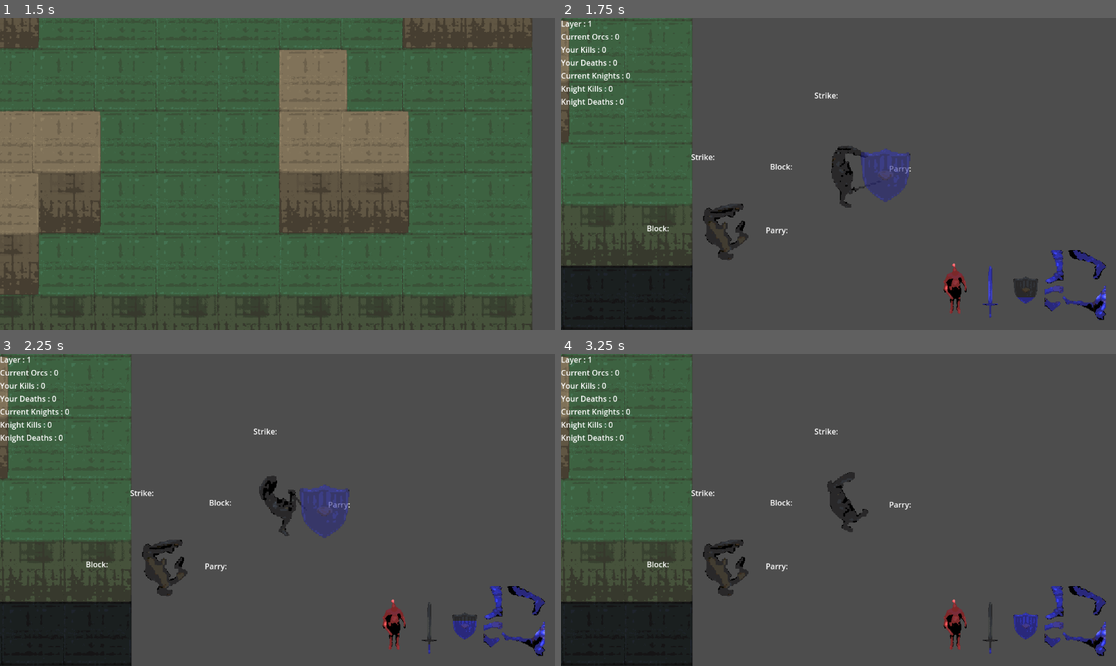
Above: before the commit, frames 1-4 (two rows, left to right).
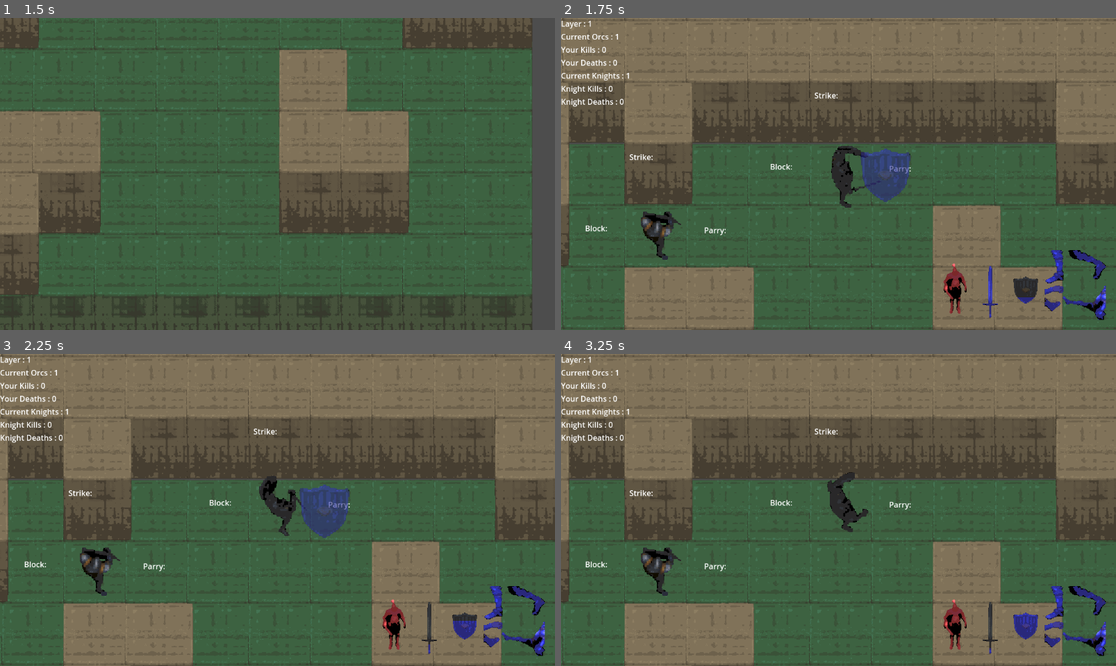
Above: after the commit, the same moments.

Repository: emergencemory/Raid-the-Abyss-LD57Game
Game: Godot game, scene res://globals/game.tscn
Two runs of this game, one before a commit and one after it. Both use one fixed random seed, a clock stepped at 60 frames per second and the inputs below.
Inputs (mouse positions are in pixels of both pictures, inside the frame that each line leads up to):
- Up to frame 1 (1.5 s): click "New Game" at 0.5 s; tap Enter at 1.25 s; move the mouse to (399, 158) at 1.27 s; press the mouse at (399, 158) at 1.28 s; hold D (move right) from 1.28 s (still down)
- Up to frame 2 (1.75 s): keep holding D (move right); right-click (960, 158) at 1.55 s
- Up to frame 3 (2.25 s): move the mouse to (166, 525) at 2.02 s; release D (move right) at 2.03 s; release the mouse at (166, 525) at 2.03 s; hold S (move down) from 2.03 s (still down); right-click (166, 525) at 2.1 s
- Up to frame 4 (3.25 s): tap E (kick) at 2.3 s; move the mouse to (894, 441) at 2.77 s; release S (move down) at 2.78 s; hold D (move right) from 2.78 s (still down); hold E (kick) from 2.78 s (still down); click (894, 441) at 3.05 s

Frame 1 is identical in both runs. In frame 2, 53% of the frame differs, in the area x 0-100%, y 0-100%; in frame 3, 53%; in frame 4, 53%.

Commit message:
further refined hud and spawns
stats on top left of hud should be accurate

Diff:
--- a/character/character_manager.gd
+++ b/character/character_manager.gd
@@ -59,7 +59,9 @@
 signal move_signal(value: float)
 signal kick_signal(value: float)
 signal health_signal(value: int, base_value: int)
-
+signal killed_by_player(team: String)
+signal killed_by_knight(team: String)
+signal killed_by_orc(team: String)
 
 func _ready() -> void:
 	current_attack_damage = base_attack_damage
@@ -286,10 +288,16 @@
 	get_tree().create_timer(stun_duration).timeout.connect(_on_move_cooldown_timeout)
 	emit_signal("move_signal", stun_duration)
 
-func hit() -> void:
+func hit(attacker:CharacterBody2D) -> void:
 	current_health -= 1
 	emit_signal("health_signal", current_health, base_health)
 	if current_health <= 0:
+		if attacker.is_player and not is_player:
+			emit_signal("killed_by_player", team)
+		if attacker.team == "knight" and not is_player:
+			emit_signal("killed_by_knight", team)
+		elif attacker.team == "orc" and not is_player:
+			emit_signal("killed_by_orc", team)
 		die()
 
 	else:
@@ -331,7 +339,7 @@
 			audio_stream_player_2d.play()
 		else:
 			print("Hit!")
-			_target.hit()
+			_target.hit(self)
 			audio_stream_player_2d["parameters/switch_to_clip"] = "Impact Sword And Swipe"
 			audio_stream_player_2d.play()
 	else:
--- a/character/input_parser.gd
+++ b/character/input_parser.gd
@@ -11,13 +11,7 @@
 
 func _ready() -> void:
 	# Initialize the input parser
-	hud = hud_scene.instantiate()
-	player.attack_signal.connect(hud._on_attack_cooldown_started)
-	player.block_signal.connect(hud._on_block_cooldown_started)
-	player.move_signal.connect(hud._on_move_cooldown_started)
-	player.kick_signal.connect(hud._on_kick_cooldown_started)
-	player.health_signal.connect(hud._on_health_changed)
-	add_child(hud)
+
 	marker = Marker2D.new()
 	add_child(marker)
 	# Connect signals or set up any necessary state here
--- a/data/GameData.gd
+++ b/data/GameData.gd
@@ -9,7 +9,7 @@
     "block_duration": 1.5,
     "block_cooldown": 1.0,
     "speed": 30.0,
-    "move_cooldown": 2.0,
+    "move_cooldown": 1.0,
     "kick_stun": 0.7,
     "kick_cooldown": 10.0,
 }
--- a/map/match_manager.gd
+++ b/map/match_manager.gd
@@ -7,14 +7,23 @@
 
 @onready var character_scene : PackedScene = preload("res://character/character_model.tscn")
 var player : CharacterBody2D
+var hud_scene : PackedScene = preload("res://ui/hud.tscn")
 var character_data : Dictionary
+var layer : int = 1
+var current_orcs : int = 0
+var current_knights : int = 0
+var enemy_deaths : int = 0
+var knight_deaths : int = 0
+var your_deaths : int = -1
+var knight_kills : int = 0
+var your_kills : int = 0
+var hud : CanvasLayer
+
+signal update_player_hud(layer, current_orcs, your_kills, your_deaths, current_knights, knight_kills, knight_deaths)
 
 func _ready() -> void:
 	character_data = GAME_DATA.character_data.duplicate()
 	get_tree().create_timer(1.0).timeout.connect(spawn_player)
-	#spawn_ai("knight")
-	set_physics_process(false)
-
 
 func spawn_player() -> void:
 	player = character_scene.instantiate()
@@ -22,15 +31,29 @@
 	player.is_player = true
 	add_child(player)
 	player.add_to_group("knight")
-	player.global_position = get_valid_spawn()
+	player.global_position = get_valid_spawn(player)
 	var player_controller = INPUT_PARSER.new()
 	player_controller.player = player
 	player.add_child(player_controller)
+	hud = hud_scene.instantiate()
+	player.attack_signal.connect(hud._on_attack_cooldown_started)
+	player.block_signal.connect(hud._on_block_cooldown_started)
+	player.move_signal.connect(hud._on_move_cooldown_started)
+	player.kick_signal.connect(hud._on_kick_cooldown_started)
+	player.health_signal.connect(hud._on_health_changed)
+	player.killed_by_knight.connect(_on_knight_kill)
+	player.killed_by_orc.connect(_on_orc_kill)
+	player.killed_by_player.connect(_on_player_kill)
+	update_player_hud.connect(hud._on_update_player_hud)
+	player_controller.add_child(hud)
 	var player_camera = Camera2D.new()
 	player.add_child(player_camera)
+	your_deaths += 1
+	update_hud()
 	player_camera.make_current()
 	player.character_sprite.sprite_frames = ResourceLoader.load("res://character/knight/knight_spriteframes.tres")
 	spawn_ai("orc")
+	spawn_ai("knight")
 
 func set_data(character:CharacterBody2D) -> void:
 	character.base_attack_cooldown = character_data["attack_cooldown"]
@@ -48,22 +71,43 @@
 	var character = character_scene.instantiate()
 	set_data(character)
 	character.team = team
+	character.killed_by_knight.connect(_on_knight_kill)
+	character.killed_by_orc.connect(_on_orc_kill)
+	character.killed_by_player.connect(_on_player_kill)
 	add_child(character)
-	character.global_position = get_valid_spawn()
 	character.add_to_group(team)
+	character.global_position = get_valid_spawn(character)
 	character.add_to_group("ai")
 	character.character_sprite.sprite_frames = ResourceLoader.load("res://character/" + team + "/" + team + "_spriteframes.tres")
-
-func get_valid_spawn() -> Vector2:
+	if team == "orc":
+		current_orcs += 1
+	if team == "knight":
+		current_knights += 1
+	update_hud()
+
+func get_valid_spawn(character : CharacterBody2D) -> Vector2:
 	var spawn_pos : Vector2
-	var spawn_area : Rect2 = get_viewport().get_visible_rect()
+	var spawn_area : Rect2 = player.get_viewport().get_visible_rect()
 	var valid_spawn : bool = false
+	var team : String
+	if character.is_in_group("orc"):
+		team = "orc"
+	elif character.is_in_group("knight"):
+		team = "knight"
+	else:
+		print("Invalid team for character: ", character.name)
+		return Vector2.ZERO
 	while not valid_spawn:
 		var _spawn_pos : Vector2
-		_spawn_pos.x = randf_range(spawn_area.position.x - 500, spawn_area.end.x + 500)
-		if _spawn_pos.x > spawn_area.position.x and _spawn_pos.x < spawn_area.end.x:
-			continue
-			#trying to spawn just outside the screen
+		if character.is_player:
+			# Spawn in the centerish of the screen
+			_spawn_pos.x = randf_range(spawn_area.position.x, (spawn_area.end.x)/2)  + (256*(layer -1))
+		elif team == "knight":
+			# Spawn on the left side of the screen
+			_spawn_pos.x = randf_range(spawn_area.position.x - 256, spawn_area.position.x) + (256*(layer-1))
+		else: # orc
+			# Spawn on the right side of the screen
+			_spawn_pos.x = randf_range(spawn_area.end.x, spawn_area.end.x + 256)  + (256*(layer-1))
 		_spawn_pos.y = randf_range(spawn_area.position.y, spawn_area.end.y)
 		spawn_pos = _spawn_pos.snapped(Vector2(128, 128))
 		var collision_checker : RayCast2D = RayCast2D.new()
@@ -90,50 +134,69 @@
 	for character in get_tree().get_nodes_in_group("ai"):
 		if not is_instance_valid(character) or character.is_queued_for_deletion() or character.is_in_group("dead"):
 			continue
-		# Update facing direction based on target
-		if character.has_target == false or not is_instance_valid(character.target) or character.target.is_in_group("dead"):
-			var target = get_target(character)
+		elif character.has_target == false or not is_instance_valid(character.target) or character.target.is_in_group("dead"):
+			var target = get_target(character) # this spawns new waves too
 			if target != null:
 				character.has_target = true
 				get_tree().create_timer(1.0).timeout.connect(character._on_target_timeout)
 				character.target = target
-				#if character.stance_cooldown == false:
-				#	character.update_ai_combat_stance()
-
 		var distance_to_target = character.global_position.distance_to(character.target.global_position)
 		var direction_to_target = (character.target.global_position - character.global_position)
-		var speed = 30
-
-		if character.weapon_on_cooldown == false and distance_to_target < 50:
-			speed = 0
-			character.attack()
-			character.update_animations()
-		elif abs(direction_to_target.x) > abs(direction_to_target.y):
-			if character.velocity.x == 0 and character.direction_cooldown == false:
-				character.start_direction_cooldown()
-				character.velocity = Vector2(direction_to_target.x, 0).normalized()
-				character.update_animations()
-		else:
-			if character.velocity.y == 0 and character.direction_cooldown == false:
-				character.start_direction_cooldown()
-				character.velocity = Vector2(0, direction_to_target.y).normalized()
-				character.update_animations()
-			character.velocity = Vector2(0, direction_to_target.y).normalized()
-
-		character.global_position += character.velocity * speed * delta
+
+
+
+
 
 func get_target(character: CharacterBody2D) -> CharacterBody2D:
 	var nearest_target = null
 	if character.is_in_group("orc"):
 		var potential_targets = get_tree().get_nodes_in_group("knight")
+		if potential_targets.size() == 0:
+			for i in layer:
+				spawn_ai("knight")
+			return nearest_target
 		for target in potential_targets:
 			if not target.is_queued_for_deletion():
 				if nearest_target == null or character.position.distance_to(target.position) < character.position.distance_to(nearest_target.position):
 					nearest_target = target
 	elif character.is_in_group("knight"):
 		var potential_targets = get_tree().get_nodes_in_group("orc")
+		if potential_targets.size() == 0:
+			layer += 1
+			update_hud()
+			for i in layer:
+				spawn_ai("orc")
+			return nearest_target
 		for target in potential_targets:
 			if not target.is_queued_for_deletion():
 				if nearest_target == null or character.position.distance_to(target.position) < character.position.distance_to(nearest_target.position):
 					nearest_target = target
 	return nearest_target
+
+func _on_knight_kill(team: String) -> void:
+	if team == "orc":
+		current_orcs -= 1
+		knight_kills += 1
+	elif team == "knight":
+		current_knights -= 1
+	update_hud()
+
+func _on_orc_kill(team: String) -> void:
+	if team == "knight":
+		current_knights -= 1
+		knight_deaths += 1
+	elif team == "orc":
+		current_orcs -= 1
+	update_hud()
+
+func _on_player_kill(team: String) -> void:
+	if team == "orc":
+		current_orcs -= 1
+		your_kills += 1
+	elif team == "knight":
+		current_knights -= 1
+	update_hud()
+
+
+func update_hud() -> void:
+	emit_signal("update_player_hud", layer, current_orcs, your_kills, your_deaths, current_knights, knight_kills, knight_deaths)
--- a/ui/hud.gd
+++ b/ui/hud.gd
@@ -7,6 +7,14 @@
 @onready var block: TextureProgressBar = $StatusAnchor/Status/Block
 @onready var move: TextureProgressBar = $StatusAnchor/Status/VBoxContainer/Move
 @onready var kick: TextureProgressBar = $StatusAnchor/Status/VBoxContainer/Kick
+@onready var stage_label: Label = $Progress/StageLabel
+@onready var enemies: Label = $Progress/Enemies
+@onready var kills: Label = $Progress/Kills
+@onready var deaths: Label = $Progress/Deaths
+@onready var allies: Label = $Progress/Allies
+@onready var allied_kills: Label = $Progress/AlliedKills
+@onready var allies_killed: Label = $Progress/AlliesKilled
+
 var attack_cooldown: float = 0.0
 var block_cooldown: float = 0.0
 var move_cooldown: float = 0.0
@@ -52,3 +60,12 @@
 	elif attack.value >= 100 and block.value >= 170 and move.value >= 100 and kick.value >= 100:
 		print("Cooldowns complete")
 		set_physics_process(false)
+
+func _on_update_player_hud(_layer:int, current_orcs:int, your_kills:int, your_deaths:int, current_knights:int, knight_kills:int, knight_deaths:int) -> void:
+	stage_label.text = "Layer : " + str(_layer)
+	enemies.text = "Current Orcs : " + str(current_orcs)
+	kills.text = "Your Kills : " + str(your_kills)
+	deaths.text = "Your Deaths : " + str(your_deaths)
+	allies.text = "Current Knights : " + str(current_knights)
+	allied_kills.text = "Knight Kills : " + str(knight_kills)
+	allies_killed.text = "Knight Deaths : " + str(knight_deaths)
--- a/ui/hud.tscn
+++ b/ui/hud.tscn
@@ -123,10 +123,10 @@
 layout_mode = 2
 text = "Current Knights : 0"
 
-[node name="Allied Kills" type="Label" parent="Progress"]
+[node name="AlliedKills" type="Label" parent="Progress"]
 layout_mode = 2
 text = "Knight Kills : 0"
 
-[node name="Allies Killed" type="Label" parent="Progress"]
+[node name="AlliesKilled" type="Label" parent="Progress"]
 layout_mode = 2
 text = "Knight Deaths : 0"
